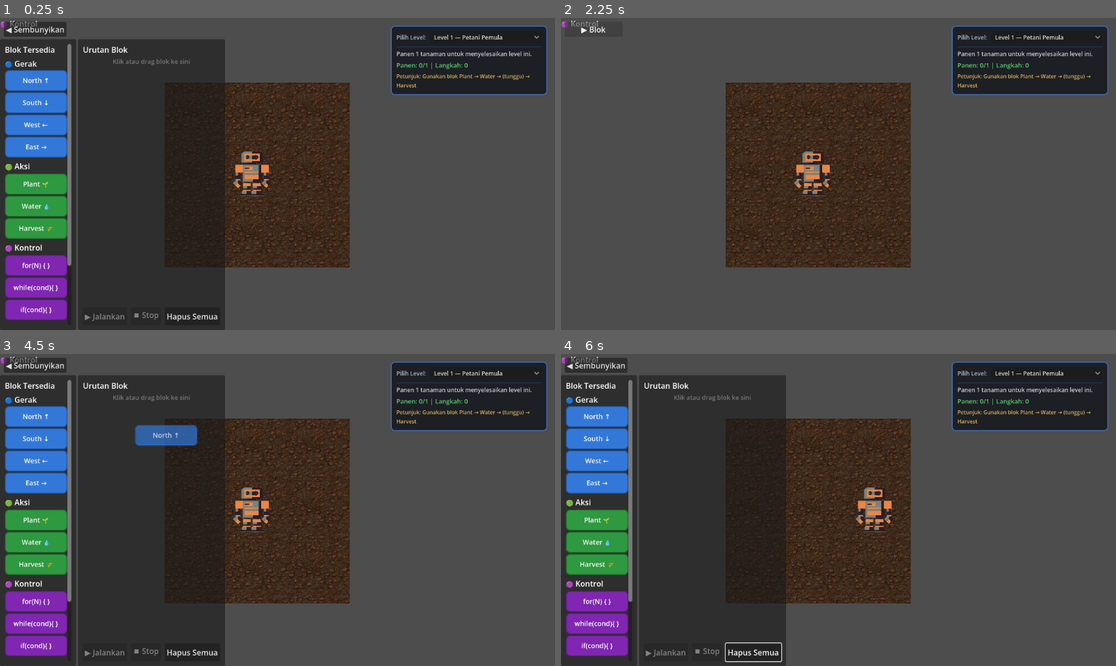
Above: before the commit, frames 1-4 (two rows, left to right).
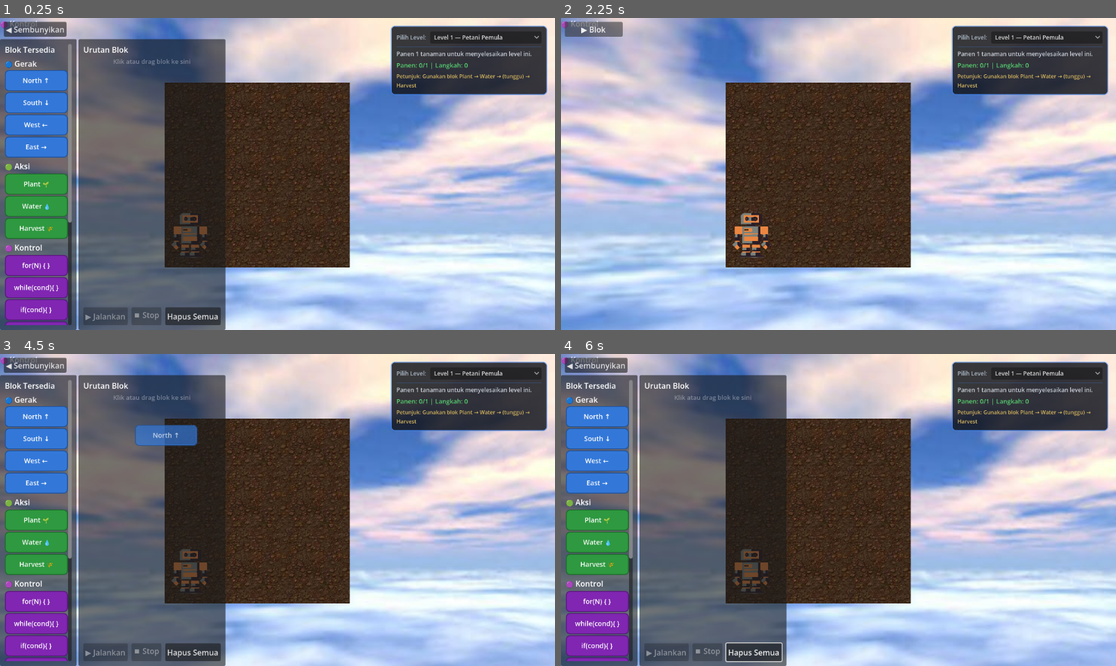
Above: after the commit, the same moments.

Repository: Kemas-Nayar/petani-gen-z
Game: Godot game, scene res://node_2d.tscn
Two runs of this game, one before a commit and one after it. Both use one fixed random seed, a clock stepped at 60 frames per second and the inputs below.
Inputs (mouse positions are in pixels of both pictures, inside the frame that each line leads up to):
- Up to frame 1 (0.25 s): no input
- Up to frame 2 (2.25 s): click "Level 1 — Petani Pemula" at 0.5 s; click "Level 1 — Petani Pemula" at 1.25 s; click "◀ Sembunyikan" at 2 s
- Up to frame 3 (4.5 s): click "▶ Blok" at 2.75 s; click "Hapus Semua" at 3.5 s; tap Enter at 4.25 s; drag from (38, 416) to (333, 441) at 4.27 s
- Up to frame 4 (6 s): drag from (599, 438) to (810, 572) at 5.02 s; move the mouse to (599, 460) at 5.77 s; hold Right (ui_right) from 5.78 s (still down); tap X (action_water) at 5.85 s; click (599, 460) at 5.92 s

The runs differ from the first frame. In frame 1, 69% of the frame differs, in the area x 0-100%, y 0-100%; in frame 2, 77%; in frame 3, 69%; in frame 4, 69%.

Commit message:
fitur baru

Diff:
--- a/block_definition.gd
+++ b/block_definition.gd
@@ -43,10 +43,14 @@
 		create("for",     "for(N) { }",   Category.CONTROL,   control, BlockType.CONTROL_BLOCK, true),
 		create("while",   "while(cond){ }",Category.CONTROL,  control, BlockType.CONTROL_BLOCK, true),
 		create("if",      "if(cond){ }",  Category.CONTROL,   control, BlockType.CONTROL_BLOCK, true),
+		create("wait",    "wait(N s)",    Category.CONTROL,   control, BlockType.SIMPLE, false),
 		# Tier 2 — Kondisi
 		create("is_planted",     "IsPlanted()",     Category.CONDITION, cond, BlockType.CONDITION),
 		create("is_watered",     "IsWatered()",     Category.CONDITION, cond, BlockType.CONDITION),
 		create("is_harvestable", "IsHarvestable()", Category.CONDITION, cond, BlockType.CONDITION),
+		create("is_not_planted", "IsNotPlanted()", Category.CONDITION, cond, BlockType.CONDITION),
+		create("is_not_watered", "IsNotWatered()", Category.CONDITION, cond, BlockType.CONDITION),
+		create("is_not_harvestable", "IsNotHarvestable()", Category.CONDITION, cond, BlockType.CONDITION),
 	]
 
 static func get_by_id(id: String) -> BlockDefinition:
--- a/block_executor.gd
+++ b/block_executor.gd
@@ -29,13 +29,14 @@
 
 func _run_list(nodes: Array[BlockNode], depth: int) -> void:
 	for node in nodes:
-		if not is_running:
+		if not is_running or LevelManager.level_complete:
 			break
 		await _run_node(node, depth)
 
 func _run_node(node: BlockNode, depth: int) -> void:
 	block_highlighted.emit(node, depth)
-	LevelManager.on_step_executed()
+	if node.id not in ["for", "while", "if"]:
+		LevelManager.on_step_executed()
 
 	match node.id:
 		"for":
@@ -56,22 +57,14 @@
 		"east":
 			character.move_to_grid(Vector2i(1, 0))
 			await character.move_finished
-		"plant", "harvest":
+		"plant", "water", "harvest":
 			character.do_action(node.id)
 			await character.get_tree().create_timer(0.3).timeout
-		"water":
-			await _run_water_action()
+		"wait":
+			var t = maxf(node.wait_time, 0.0)
+			await character.get_tree().create_timer(t).timeout
 		_:
 			push_warning("BlockExecutor: unknown block id '%s'" % node.id)
-
-func _run_water_action() -> void:
-	var watered: bool = character.do_action("water")
-	await character.get_tree().create_timer(0.3).timeout
-	if watered:
-		await FarmManager.wait_for_growth(character.grid_pos, Callable(self, "_should_continue_execution"))
-
-func _should_continue_execution() -> bool:
-	return is_running
 
 func _run_for(node: BlockNode, depth: int) -> void:
 	var n = clampi(node.repeat_count, 1, MAX_ITERATIONS)
@@ -103,6 +96,12 @@
 			return state == FarmTile.State.WATERED
 		"is_harvestable":
 			return state == FarmTile.State.HARVESTABLE
+		"is_not_planted":
+			return state == FarmTile.State.EMPTY
+		"is_not_watered":
+			return state != FarmTile.State.WATERED
+		"is_not_harvestable":
+			return state != FarmTile.State.HARVESTABLE
 		_:
 			return false
 
--- a/block_node.gd
+++ b/block_node.gd
@@ -5,6 +5,8 @@
 var children: Array[BlockNode] = []
 var repeat_count: int = 4
 var condition_id: String = ""
+
+var wait_time: float = 1.0
 
 func _init(p_id: String = "") -> void:
 	id = p_id
@@ -17,6 +19,8 @@
 	var d := { "id": id }
 	if id == "for":
 		d["repeat_count"] = repeat_count
+	if id == "wait":
+		d["wait_time"] = wait_time
 	if id in ["while", "if"]:
 		d["condition_id"] = condition_id
 	if not children.is_empty():
--- a/block_sequence.gd
+++ b/block_sequence.gd
@@ -76,6 +76,16 @@
 	if not (data is Dictionary and data.has("block_id")):
 		return false
 
+	var dragged_def = BlockDefinition.get_by_id(data["block_id"])
+	if dragged_def and dragged_def.category == BlockDefinition.Category.CONDITION:
+		var target_nodes = target_row.block_nodes
+		var target_index = target_row.block_index
+		if target_index >= 0 and target_index < target_nodes.size():
+			var target_node = target_nodes[target_index]
+			if target_node.id in ["while", "if"]:
+				return true
+		return false
+
 	var target_nodes: Array = target_row.get_meta("block_nodes")
 	if data.get("reorder", false):
 		return data["source_nodes"] == target_nodes
@@ -86,6 +96,16 @@
 
 func _drop_on_row(at_position: Vector2, data: Variant, target_row: Control) -> void:
 	var target_nodes: Array = target_row.get_meta("block_nodes")
+
+	var dragged_def = BlockDefinition.get_by_id(data["block_id"])
+	if dragged_def and dragged_def.category == BlockDefinition.Category.CONDITION:
+		var target_index = target_row.block_index
+		if target_index >= 0 and target_index < target_nodes.size():
+			var target_node = target_nodes[target_index]
+			if target_node.id in ["while", "if"]:
+				target_node.condition_id = data["block_id"]
+				_refresh_ui()
+				return
 
 	if data.get("reorder", false):
 		if data["source_nodes"] != target_nodes:
@@ -95,6 +115,7 @@
 	else:
 		var insert_index := _get_insert_index_before_row(at_position, target_row, program)
 		add_block_to_program(data["block_id"], insert_index)
+
 
 func _is_valid_top_level_block(block_id: String) -> bool:
 	var def := BlockDefinition.get_by_id(block_id)
@@ -189,6 +210,8 @@
 		node.repeat_count = 4
 	elif id in ["while", "if"]:
 		node.condition_id = "is_harvestable"
+	elif id == "wait":
+		node.wait_time = 1.0
 	return node
 
 # ── UI Rendering ───────────────────────────────────────────────────────────
@@ -269,27 +292,150 @@
 		style.corner_radius_bottom_left = 6
 		style.corner_radius_bottom_right = 6
 		block_panel.add_theme_stylebox_override("panel", style)
-		block_panel.custom_minimum_size = Vector2(120, 36)
+		block_panel.custom_minimum_size = Vector2(170 if (def.has_children or def.id == "wait") else 120, 36)
 		block_panel.mouse_filter = Control.MOUSE_FILTER_PASS
 
-		var label_text = def.label
 		if node.id == "for":
-			label_text = "for(%d×) {" % node.repeat_count
+			var hbox := HBoxContainer.new()
+			hbox.alignment = BoxContainer.ALIGNMENT_CENTER
+			hbox.add_theme_constant_override("separation", 2)
+
+			var lbl1 := Label.new()
+			lbl1.text = "for("
+			lbl1.add_theme_color_override("font_color", Color.WHITE)
+			lbl1.add_theme_font_size_override("font_size", 13)
+			hbox.add_child(lbl1)
+
+			var line_edit := LineEdit.new()
+			line_edit.text = str(node.repeat_count)
+			line_edit.custom_minimum_size = Vector2(40, 24)
+			line_edit.size_flags_vertical = Control.SIZE_SHRINK_CENTER
+			line_edit.alignment = HORIZONTAL_ALIGNMENT_CENTER
+			line_edit.add_theme_font_size_override("font_size", 12)
+
+			# Filter numeric input only
+			line_edit.text_changed.connect(func(new_text: String):
+				var filtered := ""
+				for char in new_text:
+					if char >= "0" and char <= "9":
+						filtered += char
+				if filtered != new_text:
+					line_edit.text = filtered
+					line_edit.caret_column = filtered.length()
+				if filtered.is_valid_int():
+					node.repeat_count = clampi(filtered.to_int(), 1, 999)
+			)
+			hbox.add_child(line_edit)
+
+			var lbl2 := Label.new()
+			lbl2.text = "×) {"
+			lbl2.add_theme_color_override("font_color", Color.WHITE)
+			lbl2.add_theme_font_size_override("font_size", 13)
+			hbox.add_child(lbl2)
+
+			block_panel.add_child(hbox)
+		elif node.id == "wait":
+			var hbox := HBoxContainer.new()
+			hbox.alignment = BoxContainer.ALIGNMENT_CENTER
+			hbox.add_theme_constant_override("separation", 2)
+
+			var lbl1 := Label.new()
+			lbl1.text = "wait("
+			lbl1.add_theme_color_override("font_color", Color.WHITE)
+			lbl1.add_theme_font_size_override("font_size", 13)
+			hbox.add_child(lbl1)
+
+			var line_edit := LineEdit.new()
+			line_edit.text = str(node.wait_time)
+			line_edit.custom_minimum_size = Vector2(40, 24)
+			line_edit.size_flags_vertical = Control.SIZE_SHRINK_CENTER
+			line_edit.alignment = HORIZONTAL_ALIGNMENT_CENTER
+			line_edit.add_theme_font_size_override("font_size", 12)
+
+			# Filter decimal/numeric input only
+			line_edit.text_changed.connect(func(new_text: String):
+				var filtered := ""
+				var has_dot := false
+				for char in new_text:
+					if char >= "0" and char <= "9":
+						filtered += char
+					elif char == "." and not has_dot:
+						filtered += char
+						has_dot = true
+				if filtered != new_text:
+					line_edit.text = filtered
+					line_edit.caret_column = filtered.length()
+				if filtered.is_valid_float():
+					node.wait_time = maxf(filtered.to_float(), 0.0)
+			)
+			hbox.add_child(line_edit)
+
+			var lbl2 := Label.new()
+			lbl2.text = "s)"
+			lbl2.add_theme_color_override("font_color", Color.WHITE)
+			lbl2.add_theme_font_size_override("font_size", 13)
+			hbox.add_child(lbl2)
+
+			block_panel.add_child(hbox)
 		elif node.id in ["while", "if"]:
+			var hbox := HBoxContainer.new()
+			hbox.alignment = BoxContainer.ALIGNMENT_CENTER
+			hbox.add_theme_constant_override("separation", 2)
+
+			var lbl1 := Label.new()
+			lbl1.text = "%s(" % node.id
+			lbl1.add_theme_color_override("font_color", Color.WHITE)
+			lbl1.add_theme_font_size_override("font_size", 13)
+			hbox.add_child(lbl1)
+
+			# Condition slot
+			var cond_panel := PanelContainer.new()
+			var cond_style := StyleBoxFlat.new()
 			var cond_def = BlockDefinition.get_by_id(node.condition_id)
-			var cond_name = cond_def.label if cond_def else "?"
-			label_text = "%s(%s) {" % [node.id, cond_name]
-
-		var lbl = Label.new()
-		lbl.text = label_text
-		lbl.horizontal_alignment = HORIZONTAL_ALIGNMENT_CENTER
-		lbl.vertical_alignment = VERTICAL_ALIGNMENT_CENTER
-		lbl.add_theme_color_override("font_color", Color.WHITE)
-		lbl.add_theme_font_size_override("font_size", 13)
-		lbl.set_anchors_and_offsets_preset(Control.PRESET_FULL_RECT)
-		lbl.mouse_filter = Control.MOUSE_FILTER_PASS
-		block_panel.add_child(lbl)
+			cond_style.bg_color = cond_def.color if cond_def else Color(0.75, 0.65, 0.00)
+			cond_style.corner_radius_top_left = 4
+			cond_style.corner_radius_top_right = 4
+			cond_style.corner_radius_bottom_left = 4
+			cond_style.corner_radius_bottom_right = 4
+			cond_panel.add_theme_stylebox_override("panel", cond_style)
+			cond_panel.custom_minimum_size = Vector2(80, 24)
+			cond_panel.size_flags_vertical = Control.SIZE_SHRINK_CENTER
+
+			var cond_margin := MarginContainer.new()
+			cond_margin.add_theme_constant_override("margin_left", 4)
+			cond_margin.add_theme_constant_override("margin_right", 4)
+			cond_panel.add_child(cond_margin)
+
+			var cond_lbl := Label.new()
+			cond_lbl.text = cond_def.label if cond_def else "?"
+			cond_lbl.add_theme_color_override("font_color", Color.WHITE)
+			cond_lbl.add_theme_font_size_override("font_size", 11)
+			cond_lbl.horizontal_alignment = HORIZONTAL_ALIGNMENT_CENTER
+			cond_lbl.vertical_alignment = VERTICAL_ALIGNMENT_CENTER
+			cond_margin.add_child(cond_lbl)
+
+			hbox.add_child(cond_panel)
+
+			var lbl2 := Label.new()
+			lbl2.text = ") {"
+			lbl2.add_theme_color_override("font_color", Color.WHITE)
+			lbl2.add_theme_font_size_override("font_size", 13)
+			hbox.add_child(lbl2)
+
+			block_panel.add_child(hbox)
+		else:
+			var lbl = Label.new()
+			lbl.text = def.label
+			lbl.horizontal_alignment = HORIZONTAL_ALIGNMENT_CENTER
+			lbl.vertical_alignment = VERTICAL_ALIGNMENT_CENTER
+			lbl.add_theme_color_override("font_color", Color.WHITE)
+			lbl.add_theme_font_size_override("font_size", 13)
+			lbl.set_anchors_and_offsets_preset(Control.PRESET_FULL_RECT)
+			lbl.mouse_filter = Control.MOUSE_FILTER_PASS
+			block_panel.add_child(lbl)
+
 		row.add_child(block_panel)
+
 
 		# Tombol urutan (naik / turun)
 		var up_btn := _make_reorder_button("▲", i == 0, func(): move_block_up(captured_nodes, captured_i))
@@ -388,7 +534,6 @@
 	character.input_locked = false
 	run_button.disabled = false
 	stop_button.disabled = true
-	clear_button.pressed.connect(_on_clear_pressed)
 	if not LevelManager.level_complete:
 		status_label.text = "Selesai."
 
--- a/character_body_2d.gd
+++ b/character_body_2d.gd
@@ -14,42 +14,18 @@
 func _ready():
 	var used_cells = tile_map_layer.get_used_cells()
 	if used_cells.size() > 0:
-		var min_x = used_cells[0].x; var max_x = min_x
-		var min_y = used_cells[0].y; var max_y = min_y
+		var best = used_cells[0]
+		var best_val = best.y - best.x
 		for cell in used_cells:
-			min_x = min(min_x, cell.x); max_x = max(max_x, cell.x)
-			min_y = min(min_y, cell.y); max_y = max(max_y, cell.y)
-		var center = Vector2i((min_x + max_x) / 2, (min_y + max_y) / 2)
-		var best = used_cells[0]
-		var best_dist = center.distance_squared_to(best)
-		for cell in used_cells:
-			var d = center.distance_squared_to(cell)
-			if d < best_dist:
-				best_dist = d
+			var val = cell.y - cell.x
+			if val > best_val:
+				best_val = val
 				best = cell
 		grid_pos = best
 
 	global_position = tile_map_layer.to_global(tile_map_layer.map_to_local(grid_pos))
 
-func _process(_delta):
-	if is_moving or input_locked:
-		return
 
-	# Input keyboard (aktif saat block system tidak sedang run)
-	if Input.is_action_just_pressed("ui_up"):
-		move_to_grid(Vector2i(0, -1))
-	elif Input.is_action_just_pressed("ui_down"):
-		move_to_grid(Vector2i(0, 1))
-	elif Input.is_action_just_pressed("ui_left"):
-		move_to_grid(Vector2i(-1, 0))
-	elif Input.is_action_just_pressed("ui_right"):
-		move_to_grid(Vector2i(1, 0))
-	elif Input.is_action_just_pressed("action_plant"):
-		do_action("plant")
-	elif Input.is_action_just_pressed("action_water"):
-		do_action("water")
-	elif Input.is_action_just_pressed("action_harvest"):
-		do_action("harvest")
 
 func do_action(action: String) -> bool:
 	if is_acting:
@@ -69,8 +45,10 @@
 	var tile_data = tile_map_layer.get_cell_tile_data(target_grid_pos)
 	if tile_data == null:
 		move_blocked.emit()
-		_shake()
-		move_finished.emit()  # tetap emit agar await di BlockSequence tidak hang
+		var shake_tween = _shake()
+		shake_tween.finished.connect(func():
+			move_finished.emit()
+		)
 		return
 
 	is_moving = true
@@ -85,9 +63,10 @@
 		is_moving = false
 		move_finished.emit()
 	)
-func _shake() -> void:
+func _shake() -> Tween:
 	var original_pos = position
 	var tween = create_tween()
 	tween.tween_property(self, "position", original_pos + Vector2(6, 0), 0.05)
 	tween.tween_property(self, "position", original_pos - Vector2(6, 0), 0.05)
 	tween.tween_property(self, "position", original_pos, 0.05)
+	return tween
--- a/node_2d.tscn
+++ b/node_2d.tscn
@@ -14,6 +14,8 @@
 [ext_resource type="Script" uid="uid://7wcy7o6b8k6w" path="res://block_sequence.gd" id="12_0h7mo"]
 [ext_resource type="Script" uid="uid://2ytufs1legsv" path="res://block_ui_layer.gd" id="13_layer"]
 [ext_resource type="Script" uid="uid://d1if7ymnkfcf5" path="res://win_popup.gd" id="14_popup"]
+[ext_resource type="Texture2D" path="res://background.jpg" id="15_bg"]
+
 
 [sub_resource type="TileSetAtlasSource" id="TileSetAtlasSource_kdubu"]
 texture = ExtResource("1_q6r6c")
@@ -64,6 +66,19 @@
 
 [node name="Node2D" type="Node2D" unique_id=1473681432]
 
+[node name="BackgroundCanvas" type="CanvasLayer" parent="."]
+layer = -100
+
+[node name="TextureRect" type="TextureRect" parent="BackgroundCanvas"]
+anchors_preset = 15
+anchor_right = 1.0
+anchor_bottom = 1.0
+grow_horizontal = 2
+grow_vertical = 2
+texture = ExtResource("15_bg")
+expand_mode = 1
+stretch_mode = 6
+
 [node name="TileMapLayer" type="TileMapLayer" parent="." unique_id=667749862]
 y_sort_enabled = true
 position = Vector2(-42, -378)
Binary file added: background.jpg
Not shown, added: background.jpg.import
